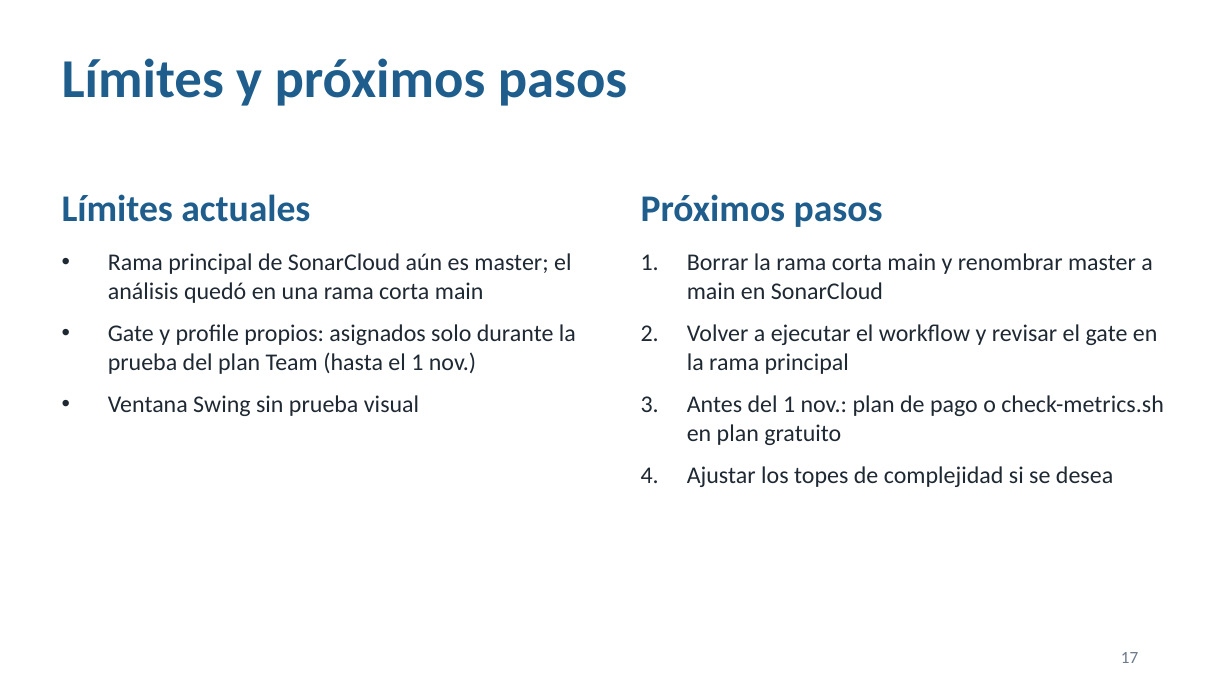
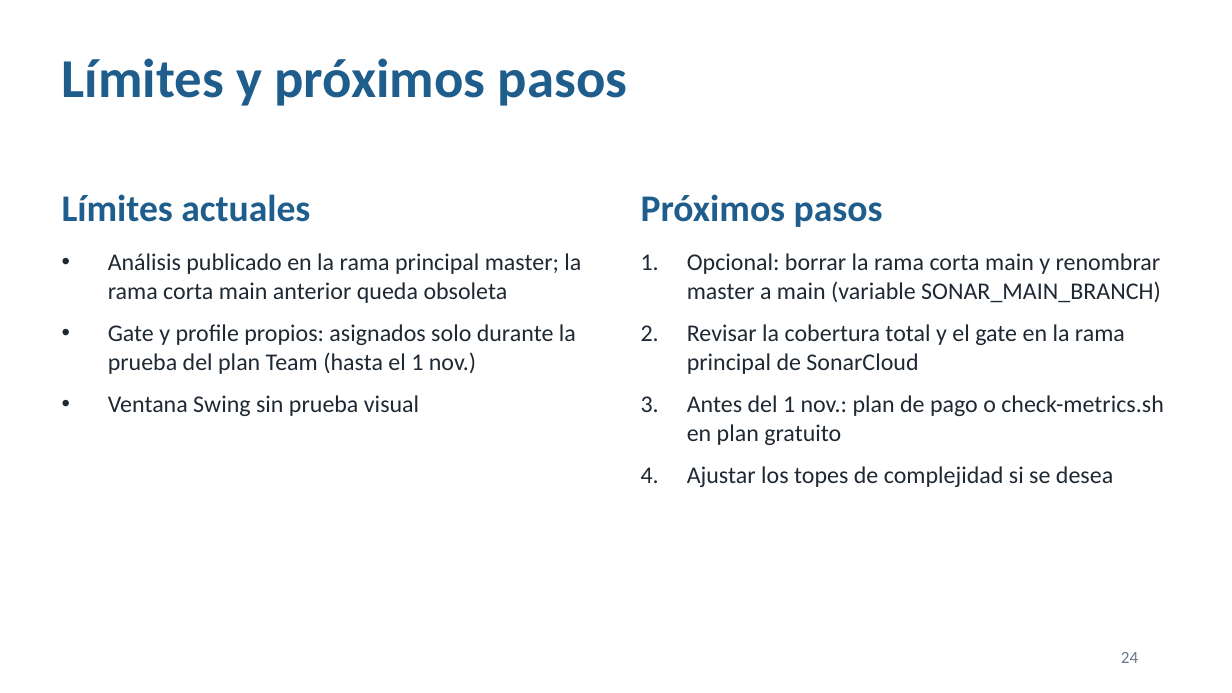
Before and after one commit to carolinacardonaUdeA/calidad-software, a slide deck: slide 24 of docs/Presentacion_Calidad_Calculadora.pptx (slide 17 before the commit). Drawn at 1232x693 pixels with LibreOffice and Linux fonts; fonts in the diff are those of the drawing. Boxes give left, top, right and bottom in pixels: in the first picture for what was removed or moved away, otherwise in the second. Text is boxed around its words. In the diff, an @@ line names an element or a change of style, - is before the commit and + after.

Commit message:
organizacion sonar main

```diff
--- a/docs/Presentacion_Calidad_Calculadora.pptx
+++ b/docs/Presentacion_Calidad_Calculadora.pptx
@@ text at bbox=[108, 253, 581, 303]: text changed @@
-• Rama principal de SonarCloud aún es master; el análisis quedó en una rama corta main
+• Análisis publicado en la rama principal master; la rama corta main anterior queda obsoleta
@@ text at bbox=[687, 253, 1161, 374]: text changed @@
-1. Borrar la rama corta main y renombrar master a main en SonarCloud
-2. Volver a ejecutar el workflow y revisar el gate en la rama principal
+1. Opcional: borrar la rama corta main y renombrar master a main (variable SONAR_MAIN_BRANCH)
+2. Revisar la cobertura total y el gate en la rama principal de SonarCloud
@@ page number at bbox=[1121, 652, 1138, 663]: text changed @@
-17
+24
```
Also in this commit, not shown: 1 other slide changed, 7 slides added, 4 other files.
